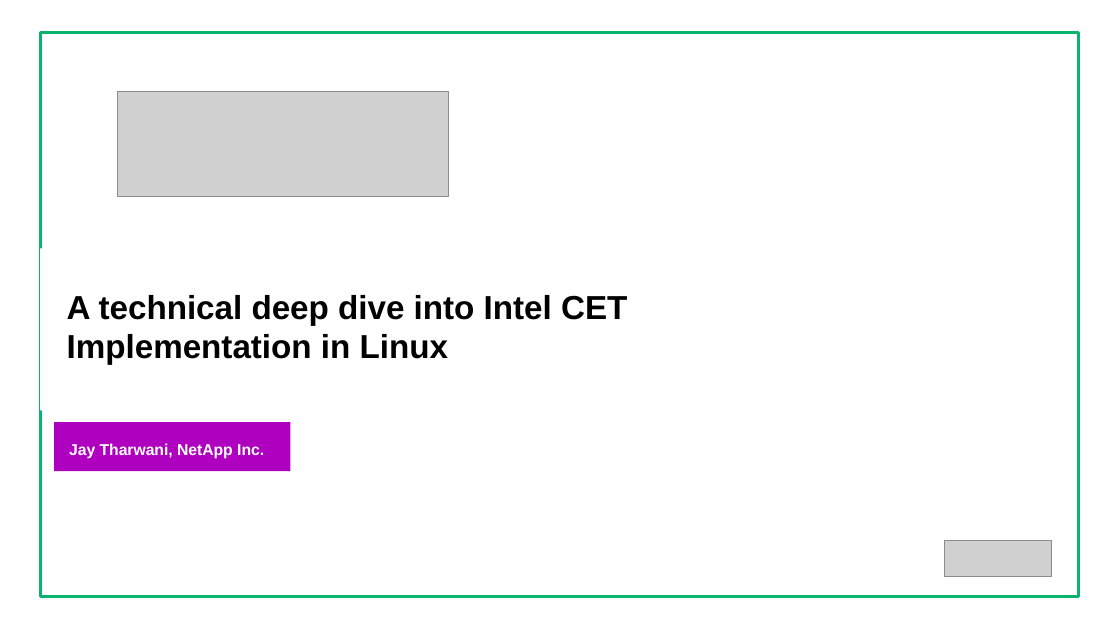
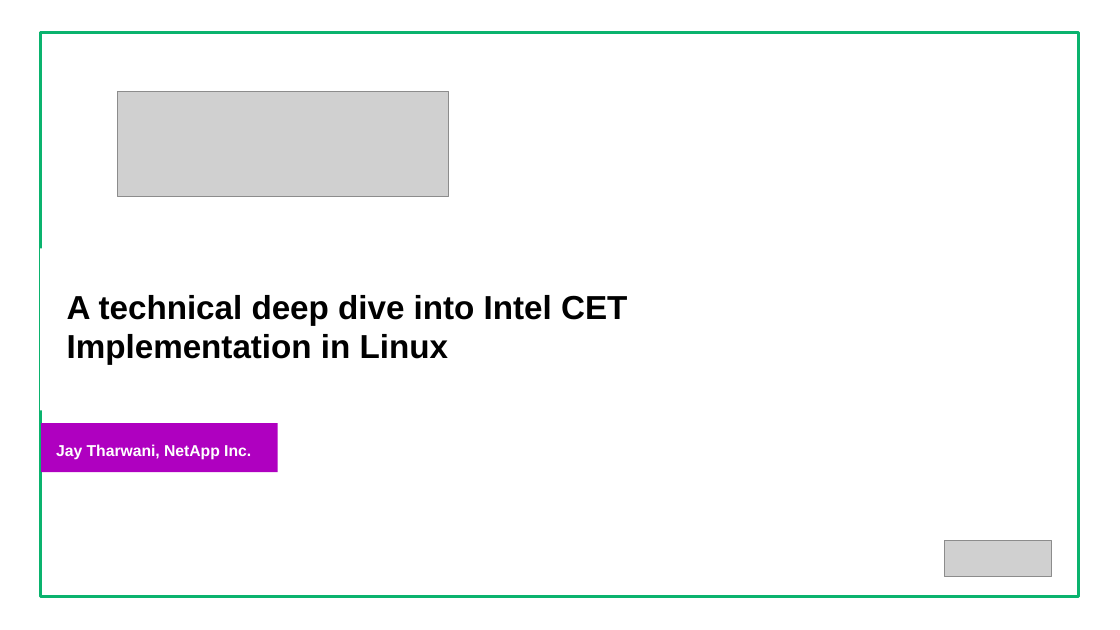
Before and after one commit to init-jt/cet-linux-summit-na26, a slide deck: slide 1 of slides/Intel_CET_Linux_Summit_NA_2026.pptx. Drawn at 1120x630 pixels with LibreOffice and Linux fonts; fonts in the diff are those of the drawing; grey boxes stand for pictures; background and template pictures are left out. Boxes give left, top, right and bottom in pixels: in the first picture for what was removed or moved away, otherwise in the second. Text is boxed around its words. In the diff, an @@ line names an element or a change of style, - is before the commit and + after.

```diff
--- a/slides/Intel_CET_Linux_Summit_NA_2026.pptx
+++ b/slides/Intel_CET_Linux_Summit_NA_2026.pptx
@@ rectangle: place and size @@
-rectangle at box(54, 423, 290, 471)
+rectangle at box(41, 423, 277, 472)
@@ text "Jay Tharwani, NetApp Inc.": place and size @@
-text "Jay Tharwani, NetApp Inc." at box(69, 443, 264, 459)
+text "Jay Tharwani, NetApp Inc." at box(56, 444, 251, 460)
```
Also in this commit, not shown: 3 other slides changed.
